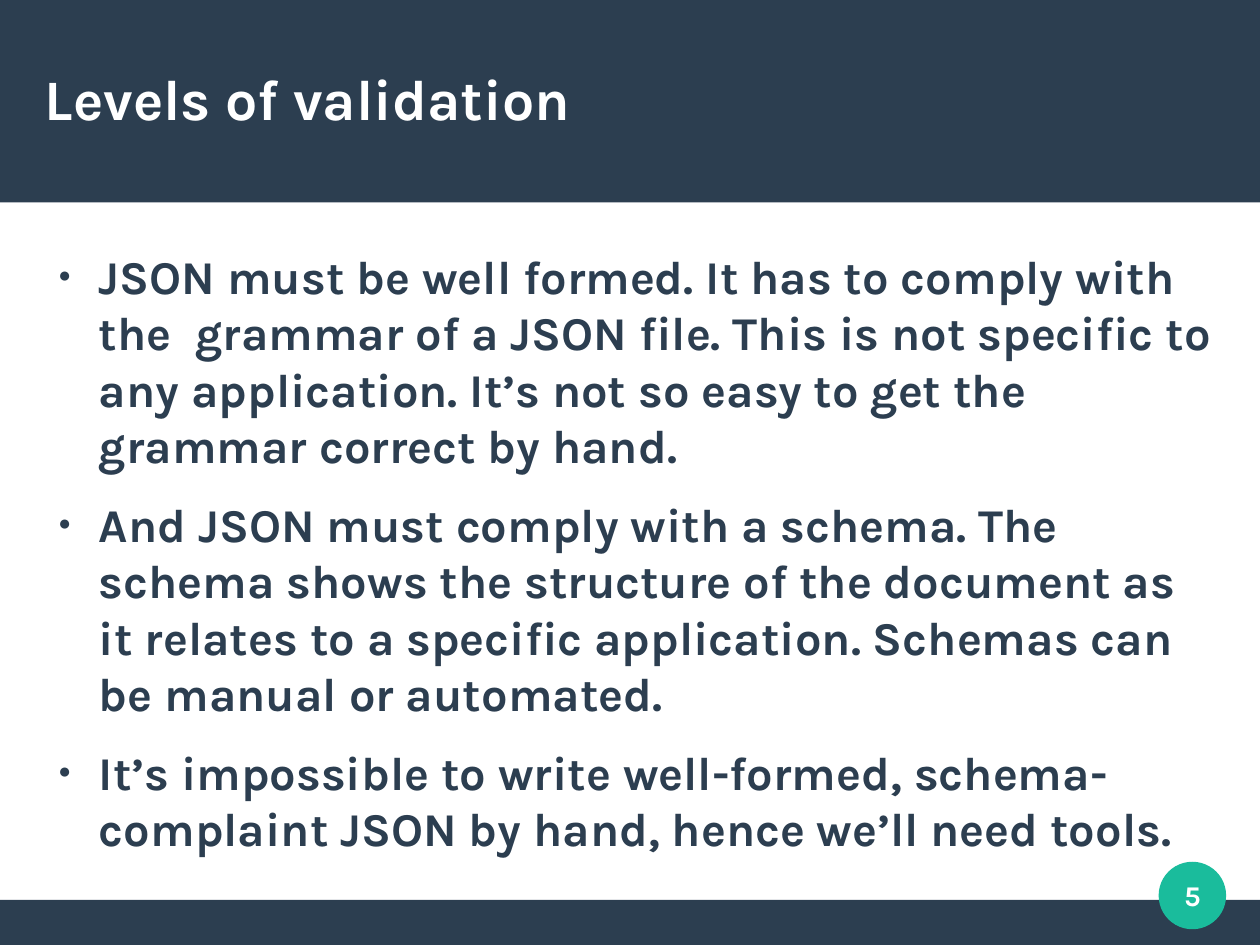
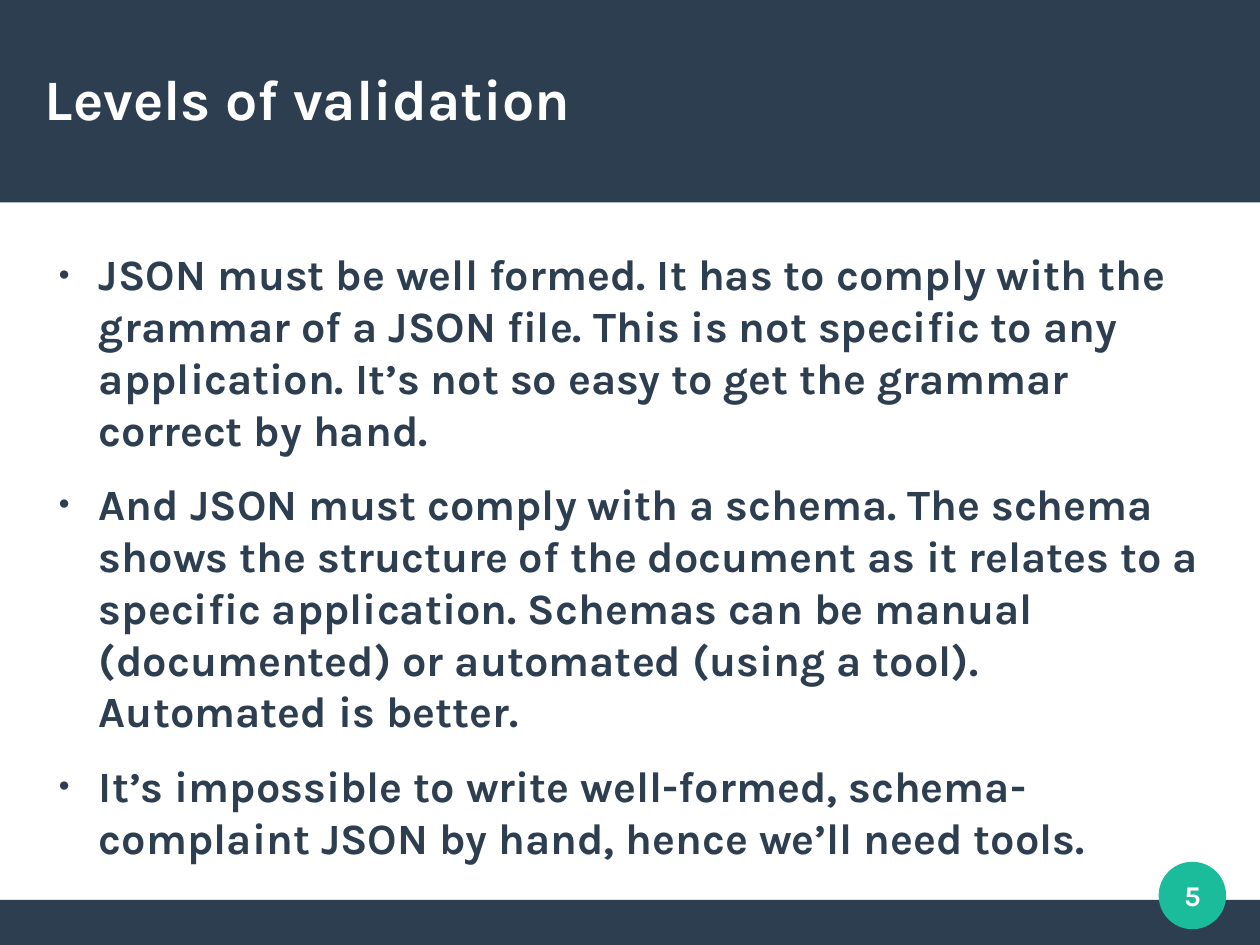
Before and after one commit to sjones-hep-ph-liv-ac-uk/json_info_system, a slide deck: slide 5 of v1.5/slides/json_info_system.odp. Drawn at 1260x945 pixels with LibreOffice and Linux fonts; fonts in the diff are those of the drawing. Boxes give left, top, right and bottom in pixels: in the first picture for what was removed or moved away, otherwise in the second. Text is boxed around its words. In the diff, an @@ line names an element or a change of style, - is before the commit and + after.

Commit message:
reorg the dir struct

```diff
--- a/v1.5/slides/json_info_system.odp
+++ b/v1.5/slides/json_info_system.odp
@@ text at [99,259,1166,865]: size 29.6 to 27.2 pt in "JSON must be well formed. It has ...", "It’s impossible to write well-formed, schema-complaint JSON ..." @@
@@ text at [99,489,1198,728]: text changed; size 29.6 to 27.2 pt @@
-● And JSON must comply with a schema. The schema shows the structure of the document as it relates to a specific application. Schemas can be manual or automated.
+● And JSON must comply with a schema. The schema shows the structure of the document as it relates to a specific application. Schemas can be manual (documented) or automated (using a tool). Automated is better.
```
Also in this commit, not shown: 11 other slides changed, 1 slide added, 1 other file.
